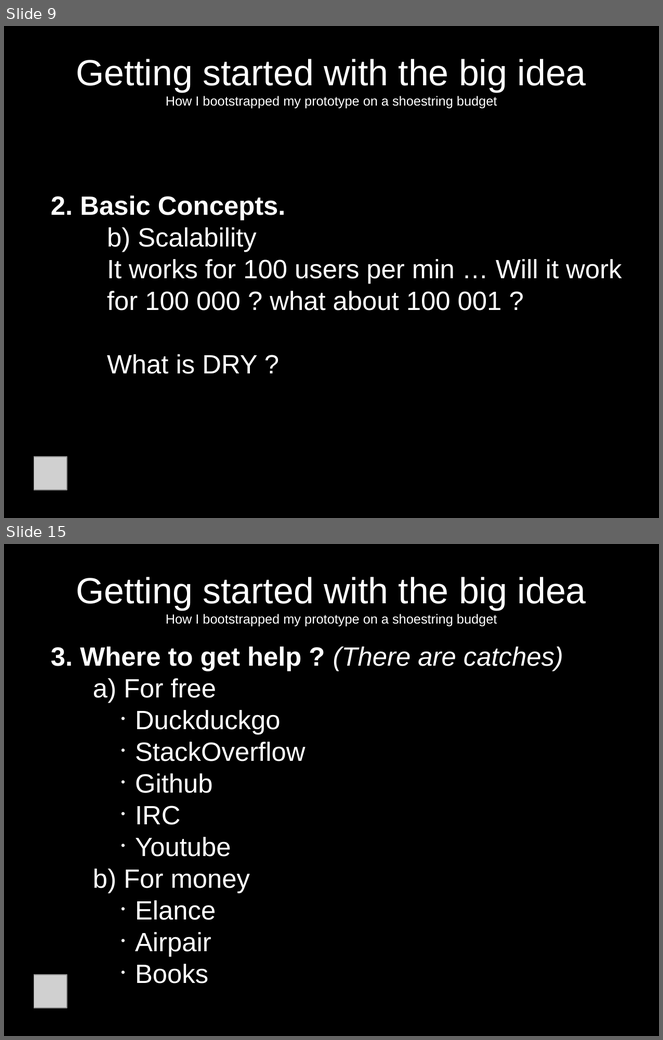
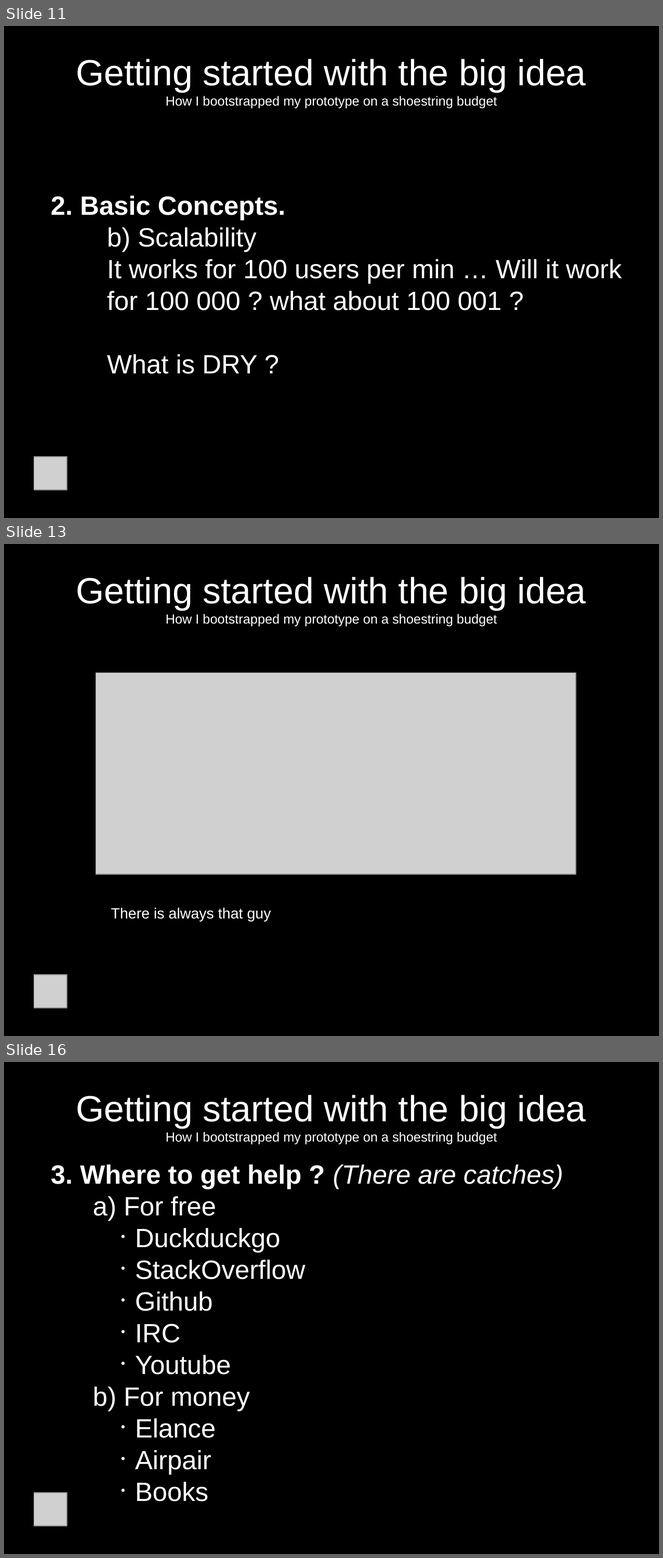
Before and after one commit to jcda/django-mvp-install-script, a slide deck: MVP-presentation-BD-Meetup.odp. Shown one above the other, each under a label of ours: slides 9 and 15 before the commit, slides 11, 13 and 16 after it; the slides between them are not shown. The pictures are 663x1040 and 663x1558 pixels, drawn with LibreOffice and Linux fonts; fonts in the diff are those of the drawing; grey boxes stand for pictures. Boxes give left, top, right and bottom in pixels: in the first picture for what was removed or moved away, otherwise in the second. Text is boxed around its words. In the diff, an @@ line names an element or a change of style, - is before the commit and + after.

```diff
--- a/MVP-presentation-BD-Meetup.odp
+++ b/MVP-presentation-BD-Meetup.odp
@@ slide 13 added at (4, 544, 659, 1036), background #000000 @@
@@ title added at (76, 577, 586, 627), 16 pt, text #FFFFFF @@
+Getting started with the big idea
+How I bootstrapped my prototype on a shoestring budget
@@ picture added at (96, 672, 577, 874) @@
@@ text added at (111, 907, 271, 922), 18 pt, text #FFFFFF @@
+There is always that guy
@@ picture added at (34, 975, 67, 1008) @@
@@ what was slide 9 is now slide 11 @@
@@ what was slide 15 is now slide 16 @@
```
Also in this commit, not shown: 13 slides changed, 2 other slides added.
